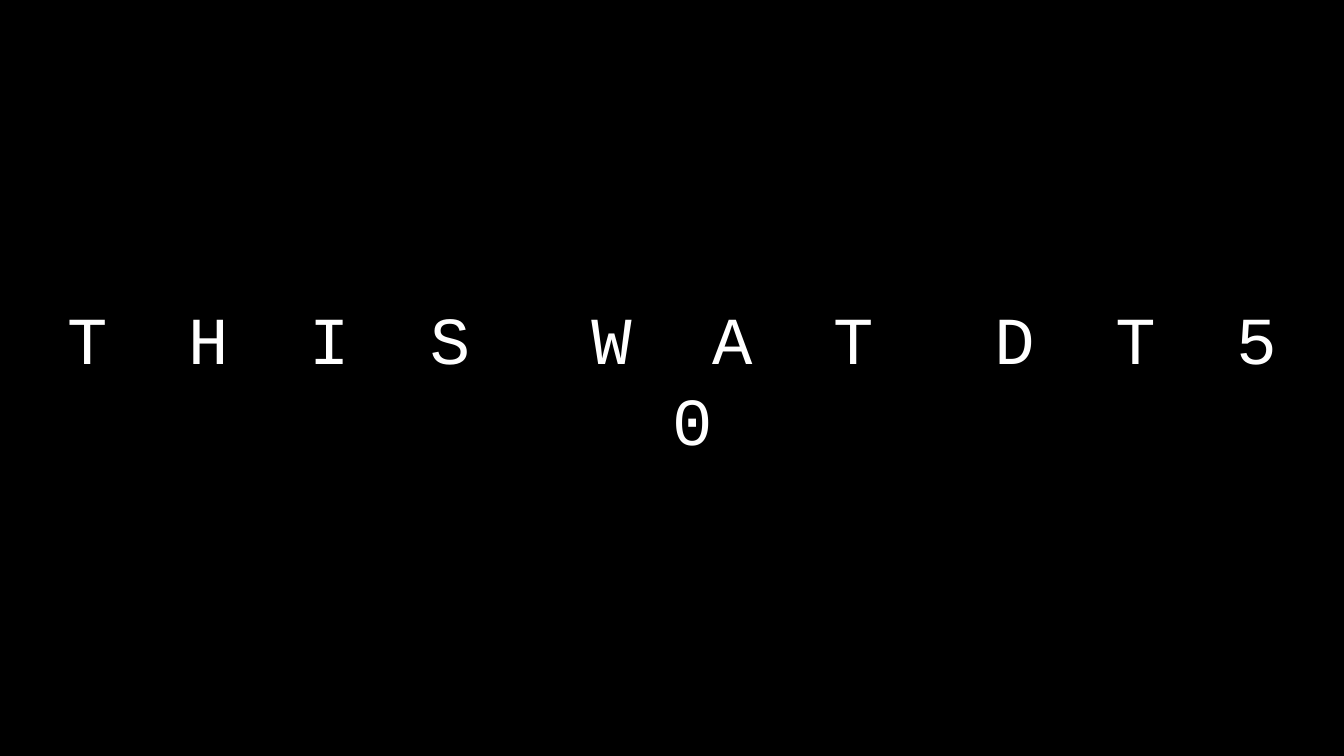
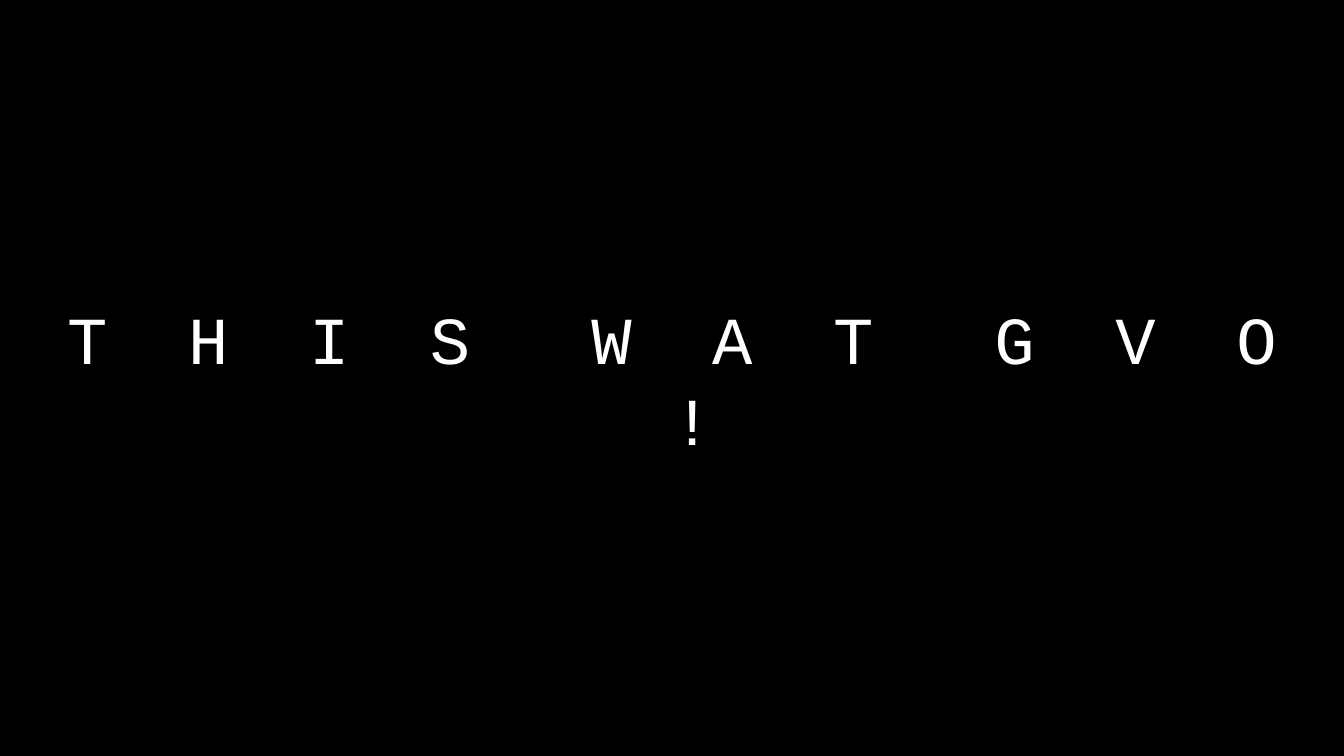
Before and after one commit to SQ4007-2025/website, a slide deck: slide 164 of lectures/slides_3.pptx. Drawn at 1344x756 pixels with LibreOffice and Linux fonts; fonts in the diff are those of the drawing. Boxes give left, top, right and bottom in pixels: in the first picture for what was removed or moved away, otherwise in the second. Text is boxed around its words. In the diff, an @@ line names an element or a change of style, - is before the commit and + after.

```diff
--- a/lectures/slides_3.pptx
+++ b/lectures/slides_3.pptx
@@ title at (67,319,1276,365): text changed @@
-T H I S W A T D T 5 0
+T H I S W A T G V O !
```
Also in this commit, not shown: 10 other slides changed, 2 slides added, 1 slide removed, 4 other files.
